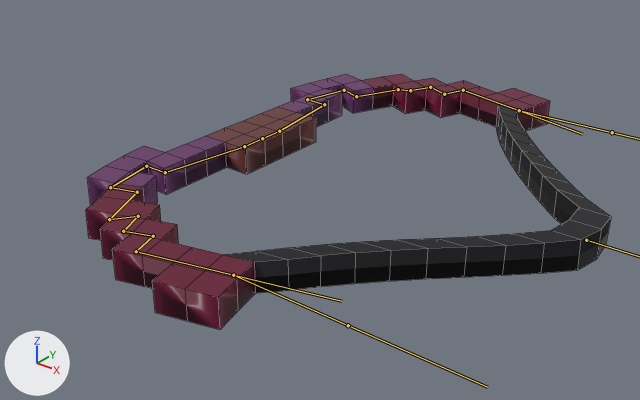
The FBX model Assets/Models/Bow/bow.fbx, before and after one commit.
The view is the same before and after, from a 50 mm camera at (16.8, -23.1, 12.6) aimed at (-0.4, -1.7, -0.7). Lighting does not change. The marker at lower left points along +X, +Y and +Z. Both versions are drawn at frame 1 of the action 'Armature|Shoot'; the numbers are the values there. The bones that bend it are drawn over the model as lines. Mesh edges are drawn as thin lines.
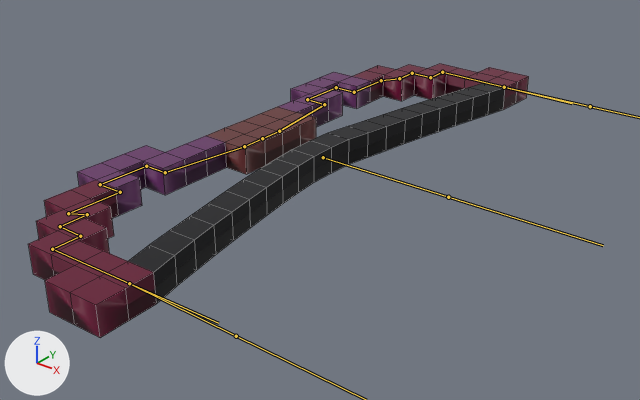
Boxes [x1, y1, x2, y2] around the edits, measured in the pictures (640 x 400 px):
'Cube.014', posed (7% taller): before [86, 74, 611, 330]; after [28, 64, 529, 338]
bone 'Bone.003', root to tip: before (146, 166) to (110, 187); after (146, 166) to (100, 184)
bone 'Bone.004', root to tip: before (110, 187) to (137, 192); after (100, 184) to (120, 192)
bone 'Bone.005', root to tip: before (137, 192) to (109, 219); after (120, 192) to (68, 213)
bone 'Bone.006', root to tip: before (109, 219) to (138, 216); after (68, 213) to (87, 214)
bone 'Bone.008', root to tip: before (123, 231) to (153, 236); after (60, 226) to (80, 236)
bone 'Bone.009', root to tip: before (153, 236) to (136, 251); after (80, 236) to (52, 249)
bone 'Bone.010', root to tip: before (136, 251) to (233, 275); after (52, 249) to (129, 283)
bone 'Bone.014', root to tip: before (307, 99) to (344, 90); after (307, 99) to (336, 87)
bone 'Bone.015', root to tip: before (344, 90) to (356, 96); after (336, 87) to (354, 92)
bone 'Bone.016', root to tip: before (356, 96) to (398, 89); after (354, 92) to (381, 80)
bone 'Bone.017', root to tip: before (398, 89) to (410, 90); after (381, 80) to (399, 78)
bone 'Bone.019', root to tip: before (430, 87) to (444, 94); after (412, 73) to (430, 77)
bone 'Bone.020', root to tip: before (444, 94) to (463, 90); after (430, 77) to (442, 72)
bone 'Bone.021', root to tip: before (463, 90) to (519, 110); after (442, 72) to (504, 87)

The edits, one by one:
Bone 'String' (bone_string) moves from (0.0, 8.32, 0.0) to (0.0, -1.7, 0.0).
Bone 'Bone.003' (bone_bone_003) turns from (0, 0, -13) to (0, 0, 1) degrees about its own x, y and z.
Bone 'Bone.004' (bone_bone_004) turns from (0, 0, -5) to (0, 0, 0) degrees about its own x, y and z.
Bone 'Bone.005' (bone_bone_005) turns from (0, 0, -7) to (0, 0, 0) degrees about its own x, y and z.
Bone 'Bone.006' (bone_bone_006) turns from (0, 0, 1) to (0, 0, -1) degrees about its own x, y and z.
Bone 'Bone.008' (bone_bone_008) turns from (-1, 0, 3) to (0, 0, -1) degrees about its own x, y and z.
Bone 'Bone.009' (bone_bone_009) turns from (0, 0, 1) to (0, 0, 0) degrees about its own x, y and z.
Bone 'Bone.010' (bone_bone_010) turns from (-2, 0, 5) to (0, 0, -1) degrees about its own x, y and z.
Bone 'Bone.014' (bone_bone_014) turns from (0, 0, 13) to (0, 0, -1) degrees about its own x, y and z.
Bone 'Bone.015' (bone_bone_015) turns from (0, 0, 5) to (0, 0, 0) degrees about its own x, y and z.
Bone 'Bone.016' (bone_bone_016) turns from (0, 0, 7) to (0, 0, 0) degrees about its own x, y and z.
Bone 'Bone.017' (bone_bone_017) turns from (0, 0, -1) to (0, 0, 1) degrees about its own x, y and z.
Bone 'Bone.019' (bone_bone_019) turns from (0, 0, -3) to (0, 0, 1) degrees about its own x, y and z.
Bone 'Bone.020' (bone_bone_020) turns from (1, 0, 0) to (0, 0, 0) degrees about its own x, y and z.
Bone 'Bone.021' (bone_bone_021) turns from (1, 0, -5) to (0, 0, 1) degrees about its own x, y and z.
